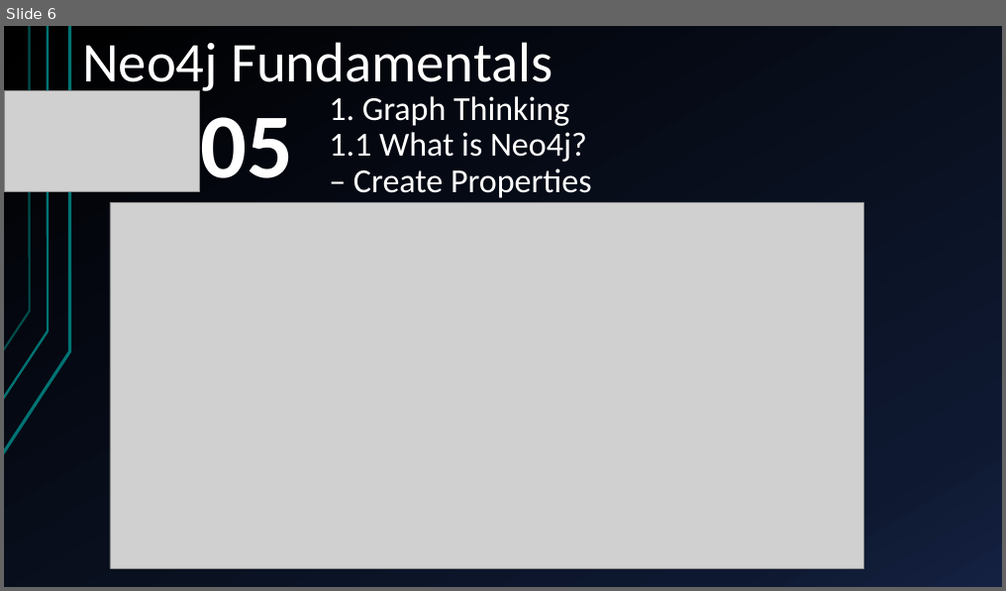
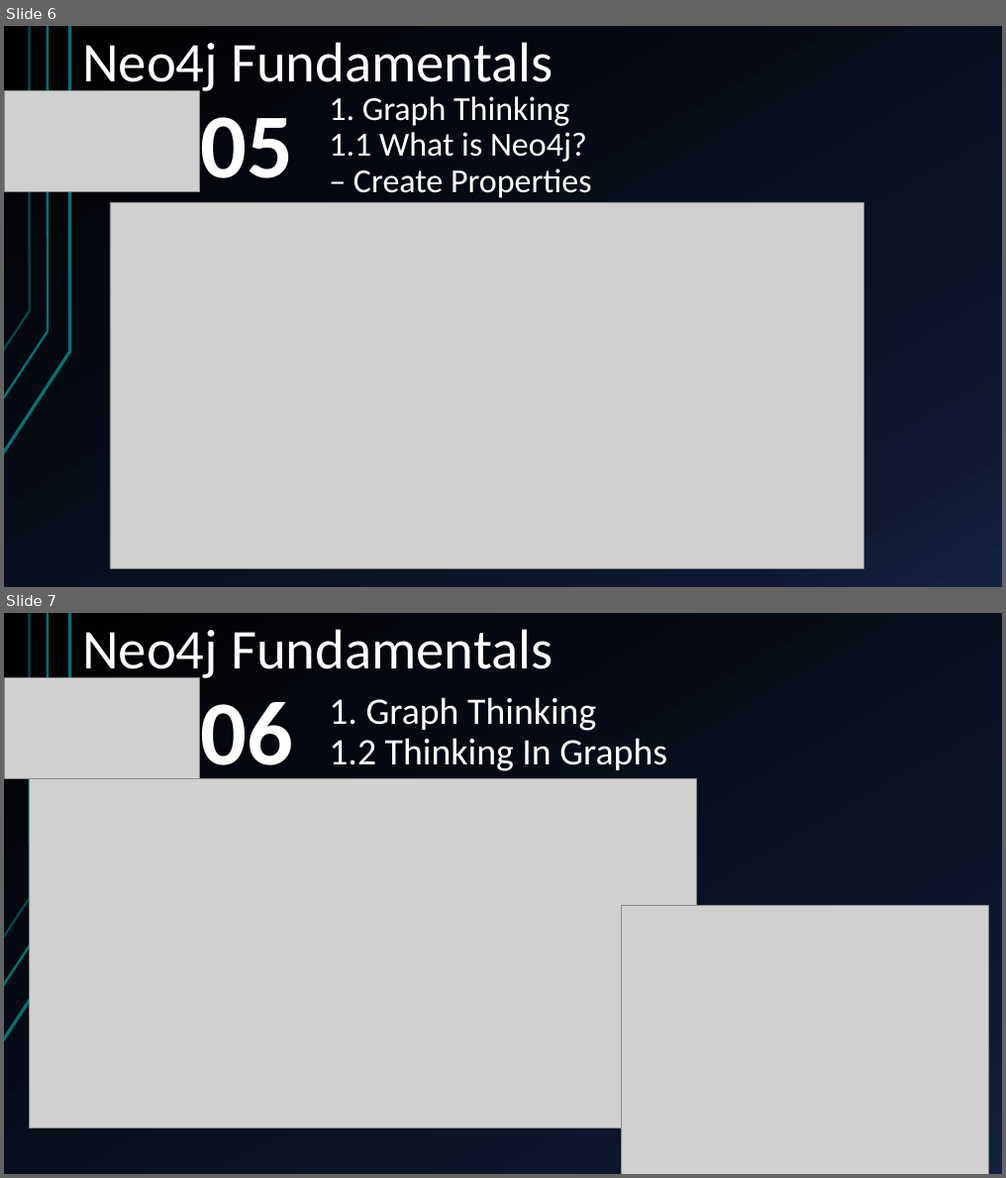
Before and after one commit to yasenstar/learn_graphdb, a slide deck: neo4j/neo4j_fundamentals/Neo4j_Fundamentals.pptx. Shown one above the other, each under a label of ours: slide 6 before the commit, slides 6 and 7 after it. The pictures are 1006x591 and 1006x1178 pixels, drawn with LibreOffice and Linux fonts; fonts in the diff are those of the drawing; grey boxes stand for pictures. Boxes give left, top, right and bottom in pixels: in the first picture for what was removed or moved away, otherwise in the second. Text is boxed around its words. In the diff, an @@ line names an element or a change of style, - is before the commit and + after.

```diff
--- a/neo4j/neo4j_fundamentals/Neo4j_Fundamentals.pptx
+++ b/neo4j/neo4j_fundamentals/Neo4j_Fundamentals.pptx
@@ slide 7 added at box(4, 613, 1002, 1174), background gradient #000000 to #0F1931 to #142242; not listed: 3 template elements that a slide beside it also shows @@
@@ text added at box(82, 629, 553, 681), 54 pt, text #FFFFFF @@
+Neo4j Fundamentals
@@ picture added at box(4, 677, 199, 779) @@
@@ title added at box(329, 697, 667, 771), 36 pt, text #FFFFFF @@
+1. Graph Thinking
+1.2 Thinking In Graphs
@@ text added at box(200, 702, 293, 786), 88 pt, text #FFFFFF, bold @@
+06
@@ picture added at box(29, 779, 696, 1129) @@
@@ picture added at box(622, 906, 988, 1174) @@
```
Also in this commit, not shown: 2 other files.
